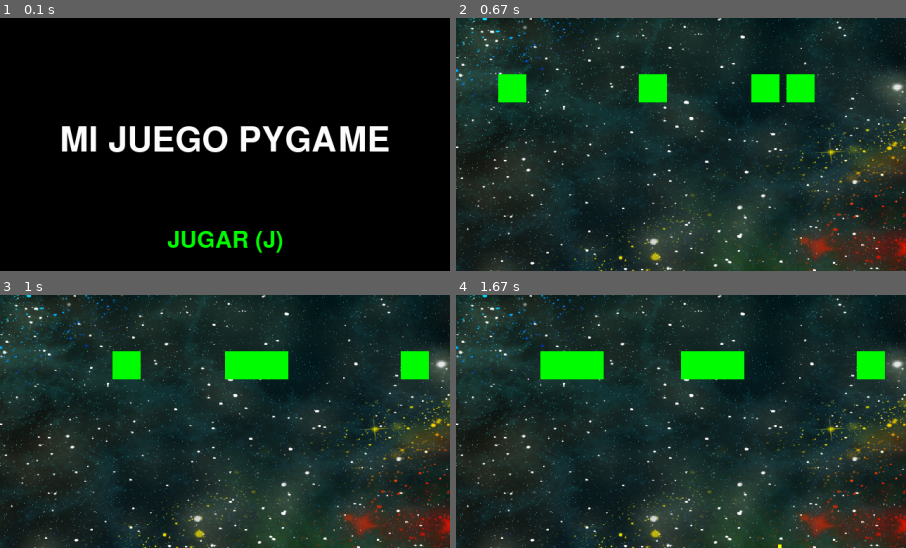
Above: before the commit, frames 1-4 (two rows, left to right).
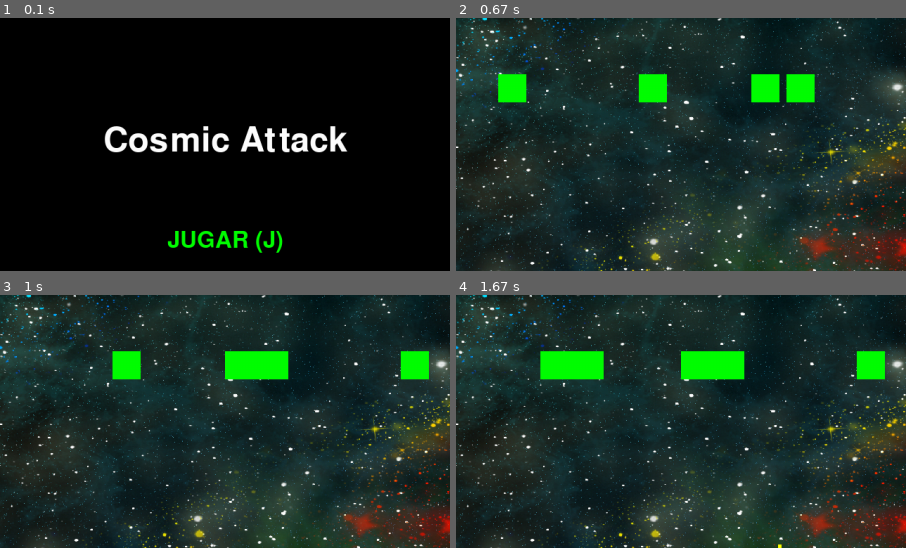
Above: after the commit, the same moments.

Repository: AdrianPTGit/Primer-intento-de-juego-con-PyGame-y-python
Game: pygame game, started from mi_juego_pygame/src/main.py
Two runs of this game, one before a commit and one after it. Both use one fixed random seed, a clock stepped at 60 frames per second and the inputs below.
Inputs:
- Up to frame 1 (0.1 s): no input
- Up to frame 2 (0.67 s): tap J at 0.33 s
- Up to frame 3 (1 s): hold Right from 0.67 s (still down)
- Up to frame 4 (1.67 s): release Right at 1.13 s; hold Up 1.17-1.47 s; tap Space at 1.23, 1.57 s; hold Right from 1.5 s (still down)
The pictures show only the part of the screen within x 25-75%, y 0-50%; the shares and areas given below are measured in that part.

The runs differ from the first frame. In frame 1, 4.7% of the frame differs, in the area x 13-87%, y 42-54%; in frame 2, nothing differs; in frame 3, nothing differs; in frame 4, nothing differs.

Commit message:
Agregado nombre juego

Diff:
--- a/mi_juego_pygame/src/main.py
+++ b/mi_juego_pygame/src/main.py
@@ -7,7 +7,7 @@
 
 pygame.init()
 pantalla = pygame.display.set_mode((WIDTH, HEIGHT))
-pygame.display.set_caption("Mi primer juego estructurado")
+pygame.display.set_caption("Cosmic Attack")
 clock = pygame.time.Clock()
 
 # --- Cargar fondo (asegúrate de hacerlo aquí, no en settings.py) ---
@@ -46,7 +46,7 @@
         pantalla.fill((0, 0, 0))  # Fondo negro
 
         # Dibujar título
-        titulo = font_titulo.render("MI JUEGO PYGAME", True, (255, 255, 255))
+        titulo = font_titulo.render("Cosmic Attack", True, (255, 255, 255))
         pantalla.blit(titulo, (WIDTH // 2 - titulo.get_width() // 2, 150))
 
         # Dibujar opciones
Not shown, changed: py_game_doc.md
